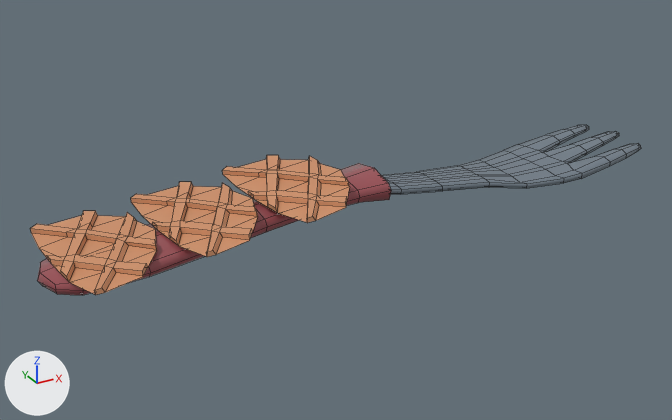
Renders of the FBX model Assets/Art/3D Assets/SM_Fork.fbx from each side of a commit.
Camera for both pictures: a 50 mm lens placed at (-0.229, -0.417, 0.206), pointed at (0.002, 0.004, -0.005). The lights are fixed; the arrows at lower left show +X, +Y and +Z. Mesh edges are drawn as thin lines. Where no turn or scale is listed for an object, it has been applied to the vertices.
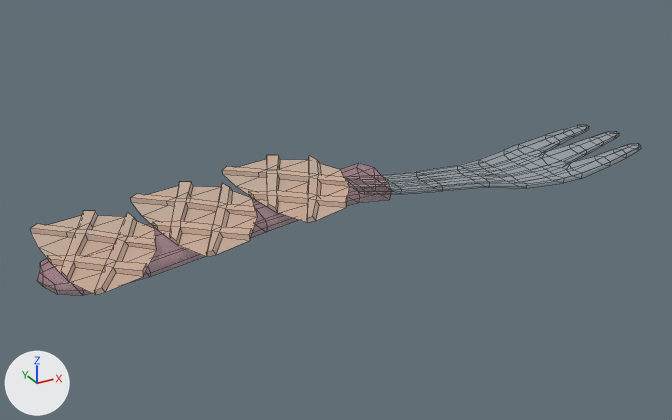
The newer file is also turned or shifted as a whole; pictures and numbers use the older file's frame.

The change, as a diff of the scene's bpy script:
```diff
--- a/Assets/Art/3D Assets/SM_Fork.fbx.py
+++ b/Assets/Art/3D Assets/SM_Fork.fbx.py
@@ mat_material_011 @@
+mat_material_011 = bpy.data.materials.new('Material.011')
+# uses the picture img_foods_png
@@ me_plane_032 @@
 me_plane_032.from_pydata(...)  # 74 vertices, 71 faces; spans x -0.0523..0.0017, y -0.0441..0.0435, z 0.014..0.022
+# me_plane_032 part 1: 71 faces spanning x -0.0523..0.0017, y -0.0441..0.0435, z 0.014..0.022 switch from mat_material_017 (orange #cf9169) to mat_material_011
@@ me_plane_021 @@
 me_plane_021.from_pydata(...)  # 205 vertices, 196 faces; spans x 0.008..0.208, y -0.032..0.027, z -0.005..0.013
-me_plane_021.materials.append(mat_material_016)  # blue #727e89
+# me_plane_021 part 7: texture (UV) coordinates of 196 of 196 faces, centred in x 0.019..0.205, y -0.031..0.027, z -0.005..0.011, changed; they spanned u 0.4..1.0, v 0.0..0.84 and now span u 0.52..1.0, v 0.16..0.8
+me_plane_021.materials.append(mat_material_011)
@@ me_plane_023 @@
-me_plane_023.from_pydata(...)  # 74 vertices, 71 faces; spans x -0.1589..-0.1048, y -0.0441..0.0435, z 0.0019..0.0099
-me_plane_023.materials.append(mat_material_017)  # orange #cf9169
+me_plane_023.from_pydata(...)  # 66 vertices, 64 faces; spans x -0.1654..0.022, y -0.0287..0.0181, z -0.0084..0.0195
+# me_plane_023 part 2: the whole mesh is rebuilt
+# me_plane_023 part 3: the surface is now shaded smooth
+me_plane_023.materials.append(mat_material_011)
@@ me_plane_031 @@
 me_plane_031.from_pydata(...)  # 74 vertices, 71 faces; spans x -0.1054..-0.0514, y -0.0441..0.0435, z 0.0079..0.016
+# me_plane_031 part 6: 71 faces spanning x -0.1054..-0.0514, y -0.0441..0.0435, z 0.0079..0.016 switch from mat_material_017 (orange #cf9169) to mat_material_011
@@ me_plane_035 @@
-me_plane_035.from_pydata(...)  # 66 vertices, 64 faces; spans x -0.165..0.022, y -0.029..0.018, z -0.008..0.019
-me_plane_035.materials.append(mat_material_018)  # brown #9a5056
+me_plane_035.from_pydata(...)  # 74 vertices, 71 faces; spans x -0.159..-0.105, y -0.044..0.043, z 0.002..0.01
+# me_plane_035 part 4: 66 vertices removed from x -0.165..0.022, y -0.029..0.018, z -0.008..0.019; 74 vertices added at x -0.159..-0.105, y -0.044..0.043, z 0.002..0.01
+# me_plane_035 part 5: the surface is now shaded flat
+me_plane_035.materials.append(mat_material_011)
```

Boxes (x1, y1, x2, y2) around the edits, measured in the pictures (672 x 420 px; the box of a moved part takes in the faces that stretch with it):
'Plane.012', reshaped (64% narrower, 36% shorter): before (37, 163, 391, 295); after (30, 211, 157, 295)
'Plane.019', recoloured, surface changed: (381, 125, 641, 194) in both
'Plane.027', reshaped (not visible afterwards): before (30, 211, 157, 295)
part 1 of me_plane_032, recoloured (orange to beige): (222, 155, 350, 223) in both
part 2 of me_plane_023, moved or reshaped (not visible afterwards): before (30, 211, 157, 295)
part 4 of me_plane_035, moved or reshaped: before (37, 163, 391, 295); after (30, 211, 157, 295)
part 6 of me_plane_031, recoloured (orange to beige): (131, 182, 258, 257) in both
part 7 of me_plane_021, surface changed: before (381, 125, 641, 194)
